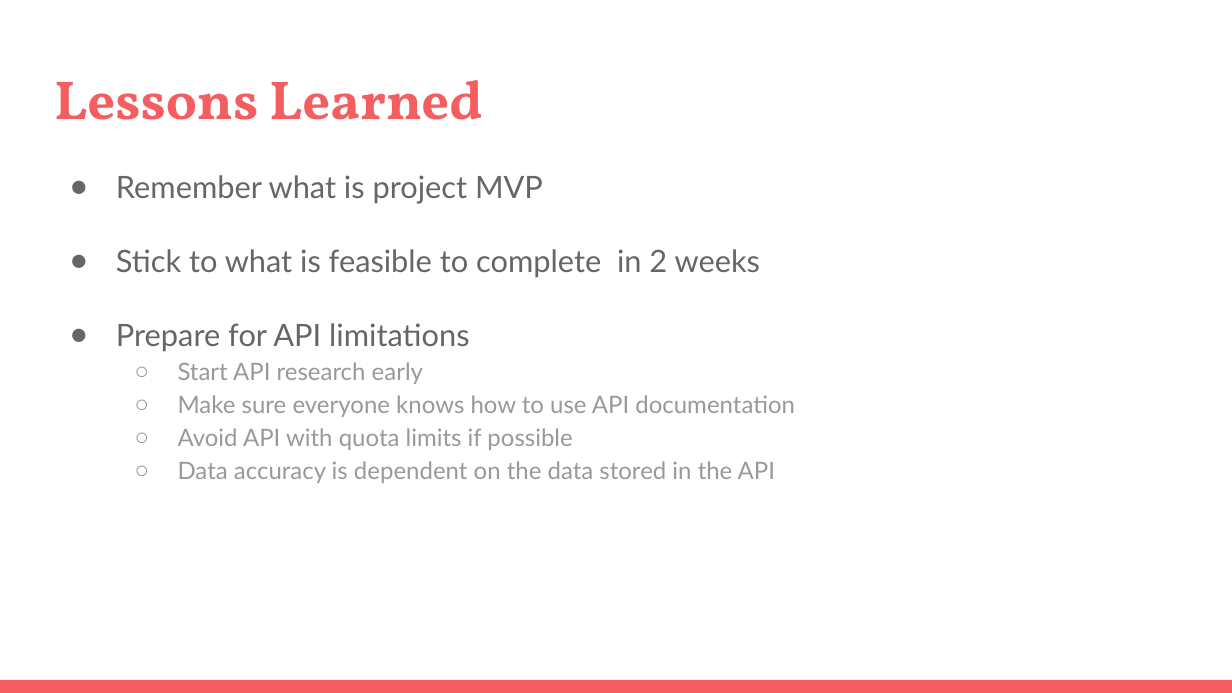
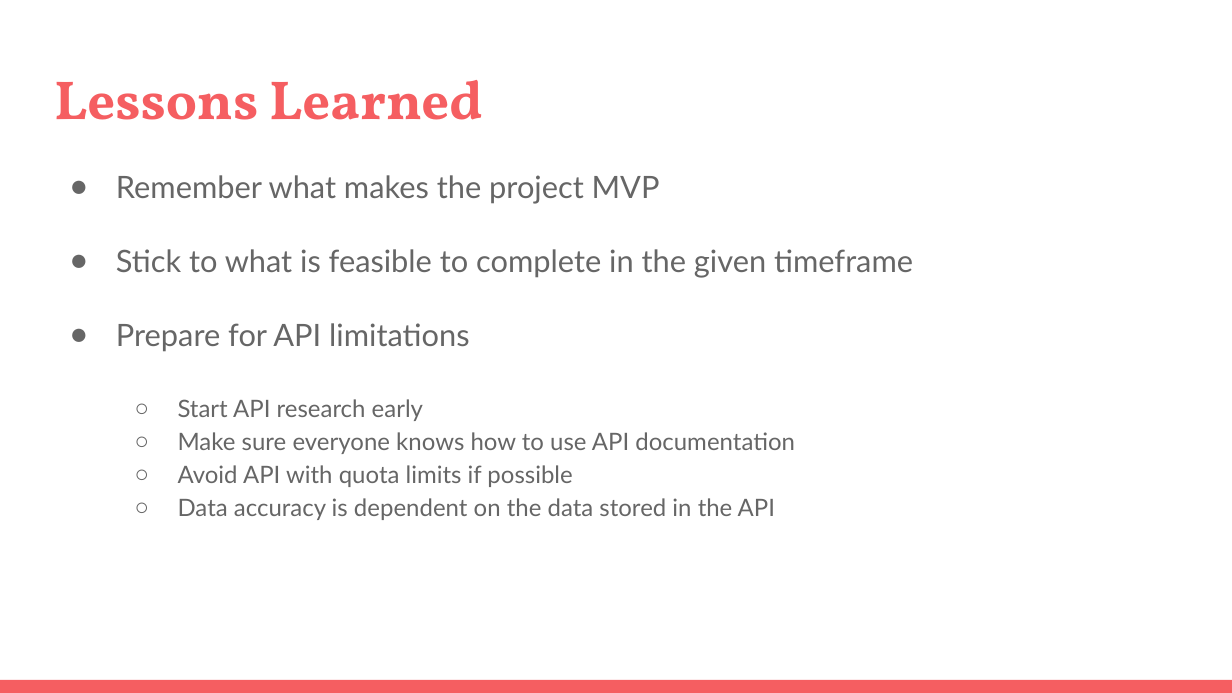
Before and after one commit to Group4Project1/project1, a slide deck: slide 8 of Assets/presentation/Group 4 Project 1 Presentation (PPT).pptx. Drawn at 1232x693 pixels with LibreOffice and Linux fonts; fonts in the diff are those of the drawing. Boxes give left, top, right and bottom in pixels: in the first picture for what was removed or moved away, otherwise in the second. Text is boxed around its words. In the diff, an @@ line names an element or a change of style, - is before the commit and + after.

Commit message:
updated presentation material

```diff
--- a/Assets/presentation/Group 4 Project 1 Presentation (PPT).pptx
+++ b/Assets/presentation/Group 4 Project 1 Presentation (PPT).pptx
@@ text at <box>116,175,913,278</box>: text changed @@
-● Remember what is project MVP
-● Stick to what is feasible to complete in 2 weeks
+● Remember what makes the project MVP
+● Stick to what is feasible to complete in the given timeframe
@@ text at <box>178,399,795,520</box>: text colour #999999 to #666666 in "Start API research early", "Make sure everyone knows how to use ...", "Avoid API with quota limits if possible", "Data accuracy is dependent on the data ..."; bullet colour #999999 to #666666 @@
```
Also in this commit, not shown: 1 other file.
